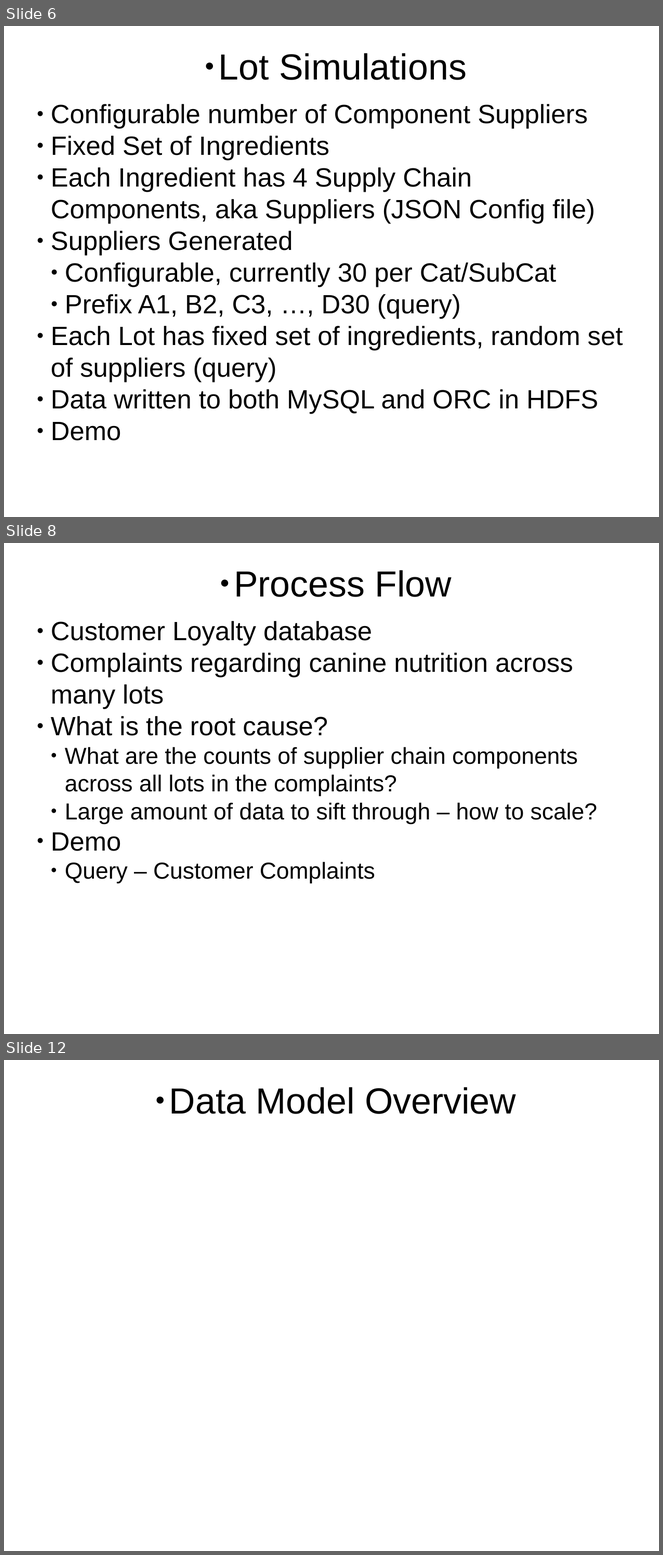
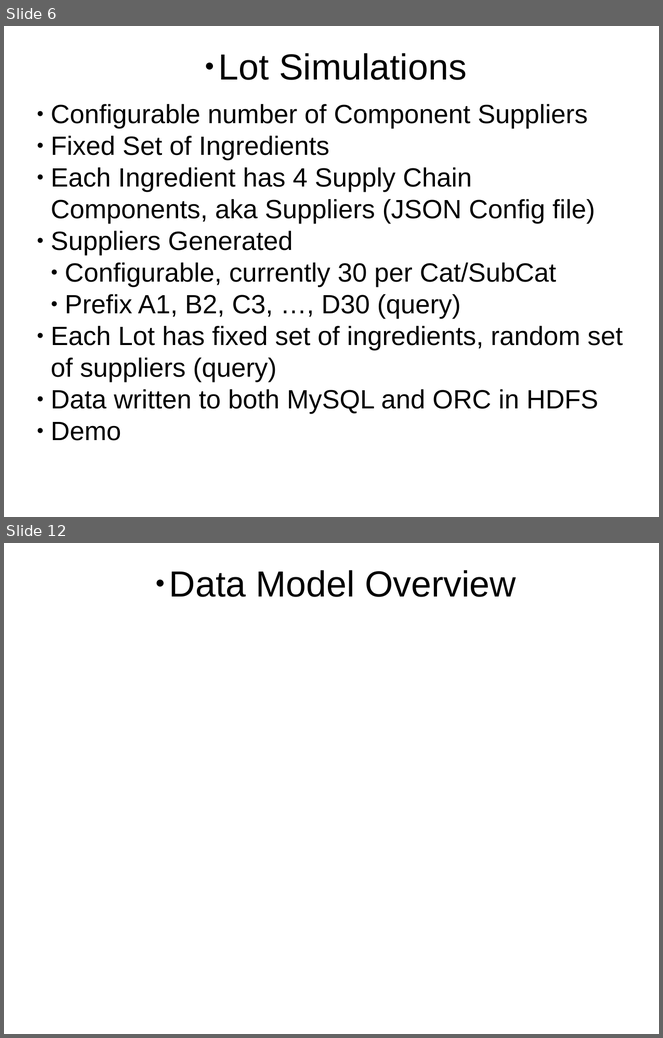
Before and after one commit to petezybrick/blockchain-supplychain, a slide deck: src/site/markdown/bcsc-v2.odp. Shown one above the other, each under a label of ours: slides 6, 8 and 12 before the commit, slides 6 and 12 after it; the slides between them are not shown. The pictures are 663x1555 and 663x1038 pixels, drawn with LibreOffice and Linux fonts; fonts in the diff are those of the drawing. Boxes give left, top, right and bottom in pixels: in the first picture for what was removed or moved away, otherwise in the second. Text is boxed around its words. In the diff, an @@ line names an element or a change of style, - is before the commit and + after.

```diff
--- a/src/site/markdown/bcsc-v2.odp
+++ b/src/site/markdown/bcsc-v2.odp
@@ slide 8 removed at [4,543,659,1034], background #FFFFFF @@
@@ text removed at [234,570,452,597] @@
-● Process Flow
@@ text removed at [51,621,597,884] @@
-● Customer Loyalty database
-● Complaints regarding canine nutrition across many lots
-● What is the root cause?
-  ● What are the counts of supplier chain components across all lots in the complaints?
-  ● Large amount of data to sift through – how to scale?
-● Demo
-  ● Query – Customer Complaints
```
Also in this commit, not shown: 11 slides changed, 20 slides added, 1 other file.
